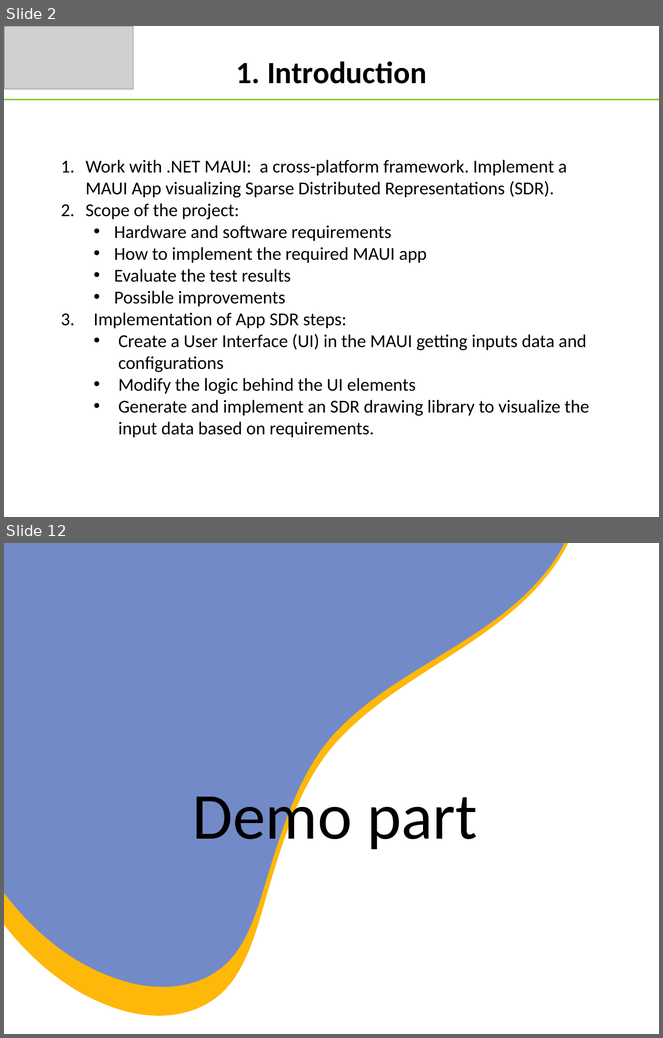
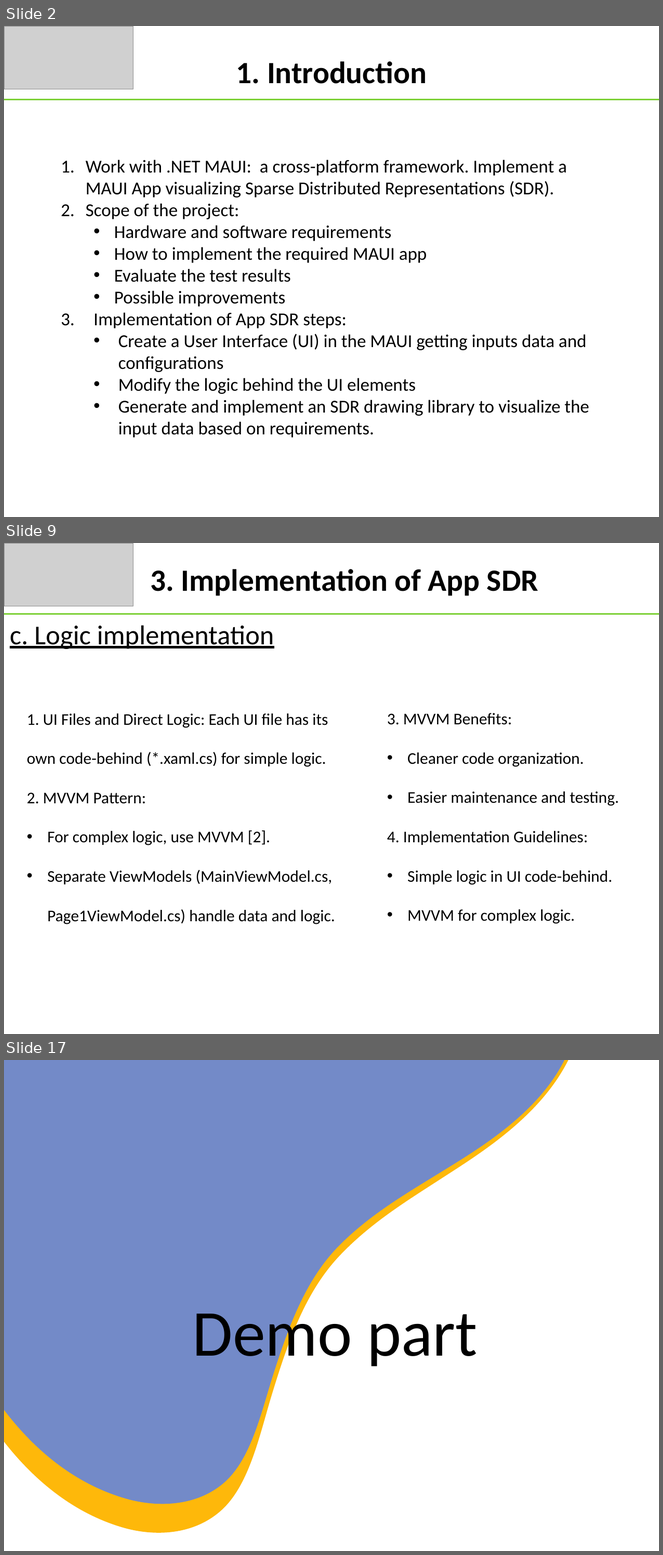
Before and after one commit to tongngocminhanh/MAUI_App_SDR, a slide deck: MySEProject/Documentation/ML22-23-8 Implement the SDR representation in the MAUI application.pptx. Shown one above the other, each under a label of ours: slides 2 and 12 before the commit, slides 2, 9 and 17 after it; the slides between them are not shown. The pictures are 663x1038 and 663x1555 pixels, drawn with LibreOffice and Linux fonts; fonts in the diff are those of the drawing; grey boxes stand for pictures. Boxes give left, top, right and bottom in pixels: in the first picture for what was removed or moved away, otherwise in the second. Text is boxed around its words. In the diff, an @@ line names an element or a change of style, - is before the commit and + after.

```diff
--- a/MySEProject/Documentation/ML22-23-8 Implement the SDR representation in the MAUI application.pptx
+++ b/MySEProject/Documentation/ML22-23-8 Implement the SDR representation in the MAUI application.pptx
@@ slide 9 added at (4, 543, 659, 1034), background #FFFFFF @@
@@ picture added at (4, 543, 133, 606) @@
@@ text added at (150, 569, 539, 596), 34 pt, text #000000, bold @@
+3. Implementation of App SDR
@@ line added from (4, 614) to (659, 614), #7CD036 1.5 pt @@
@@ text added at (10, 625, 274, 649), 30 pt, text #000000, underline @@
+c. Logic implementation
@@ text added at (27, 714, 335, 925), 18 pt, text #000000 @@
+1. UI Files and Direct Logic: Each UI file has its own code-behind (*.xaml.cs) for simple logic.
+2. MVVM Pattern:
+• For complex logic, use MVVM [2].
+• Separate ViewModels (MainViewModel.cs, Page1ViewModel.cs) handle data and logic.
@@ text added at (387, 713, 619, 924), 18 pt, text #000000 @@
+3. MVVM Benefits:
+• Cleaner code organization.
+• Easier maintenance and testing.
+4. Implementation Guidelines:
+• Simple logic in UI code-behind.
+• MVVM for complex logic.
@@ what was slide 12 is now slide 17 @@
```
Also in this commit, not shown: 9 slides changed, 4 other slides added, 18 other files.
